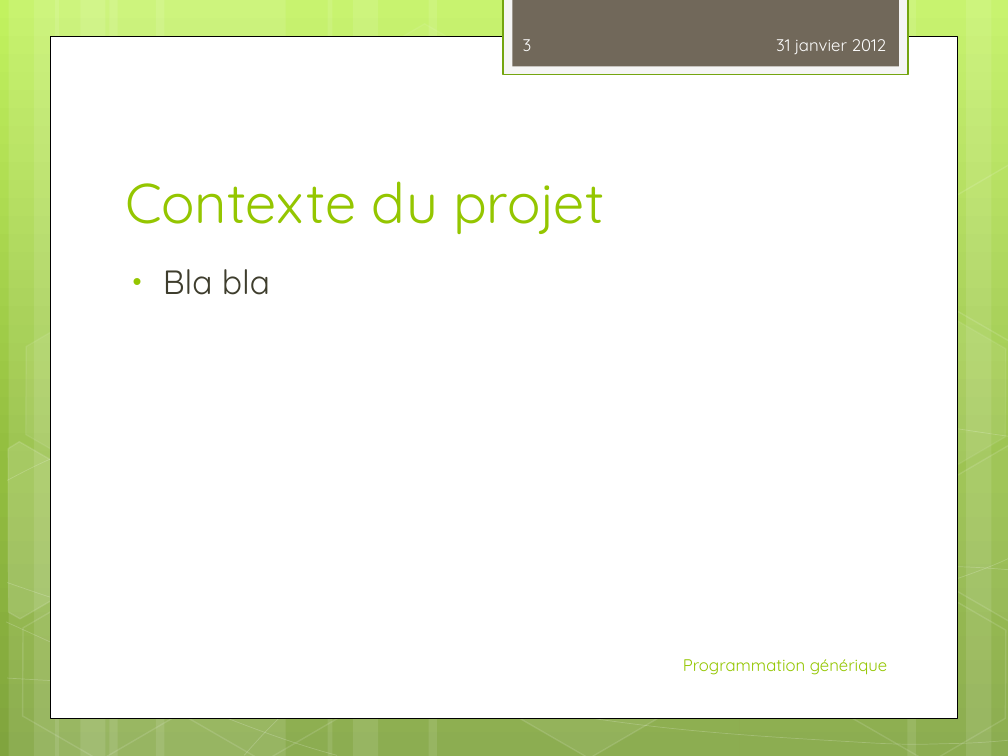
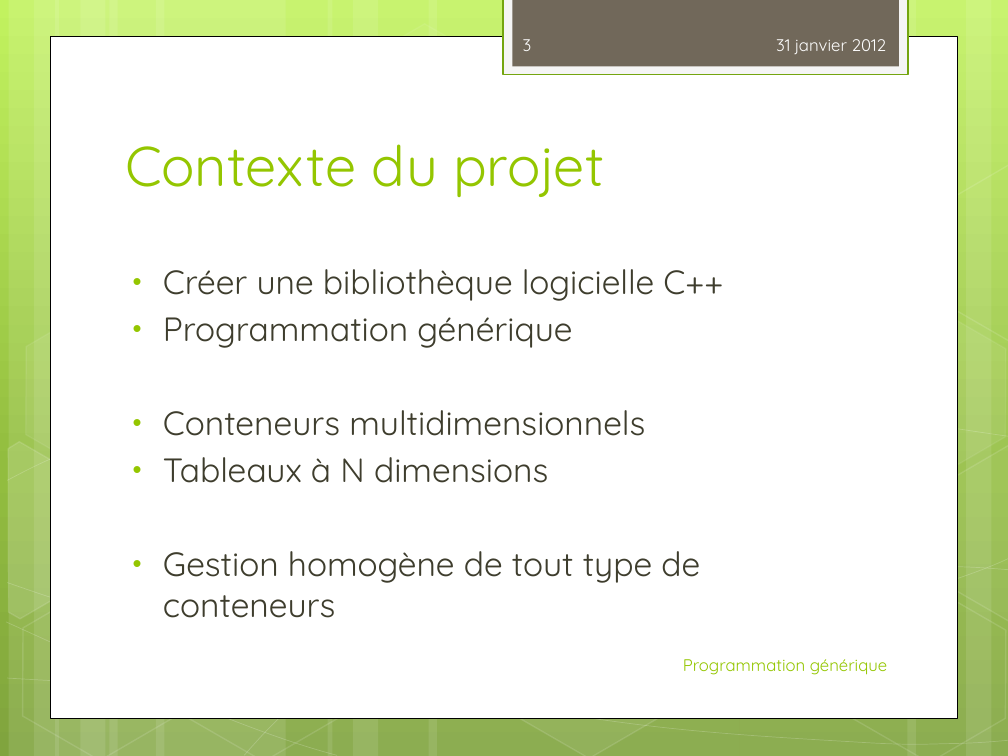
Before and after one commit to alex198710/genericprogramming, a slide deck: slide 3 of PresentationProgGenerik.pptx. Drawn at 1008x756 pixels with LibreOffice and Linux fonts; fonts in the diff are those of the drawing. Boxes give left, top, right and bottom in pixels: in the first picture for what was removed or moved away, otherwise in the second. Text is boxed around its words. In the diff, an @@ line names an element or a change of style, - is before the commit and + after.

Commit message:
Powerpoint presentation
Final version

```diff
--- a/PresentationProgGenerik.pptx
+++ b/PresentationProgGenerik.pptx
@@ title "Contexte du projet": place and size @@
-title "Contexte du projet" at (125,181,604,234)
+title "Contexte du projet" at (125,144,604,197)
@@ text at (163,269,723,618): text changed @@
-• Bla bla
+• Créer une bibliothèque logicielle C++
+• Programmation générique
+• Conteneurs multidimensionnels
+• Tableaux à N dimensions
+• Gestion homogène de tout type de conteneurs
```
Also in this commit, not shown: 1 other slide changed, 6 slides added.
